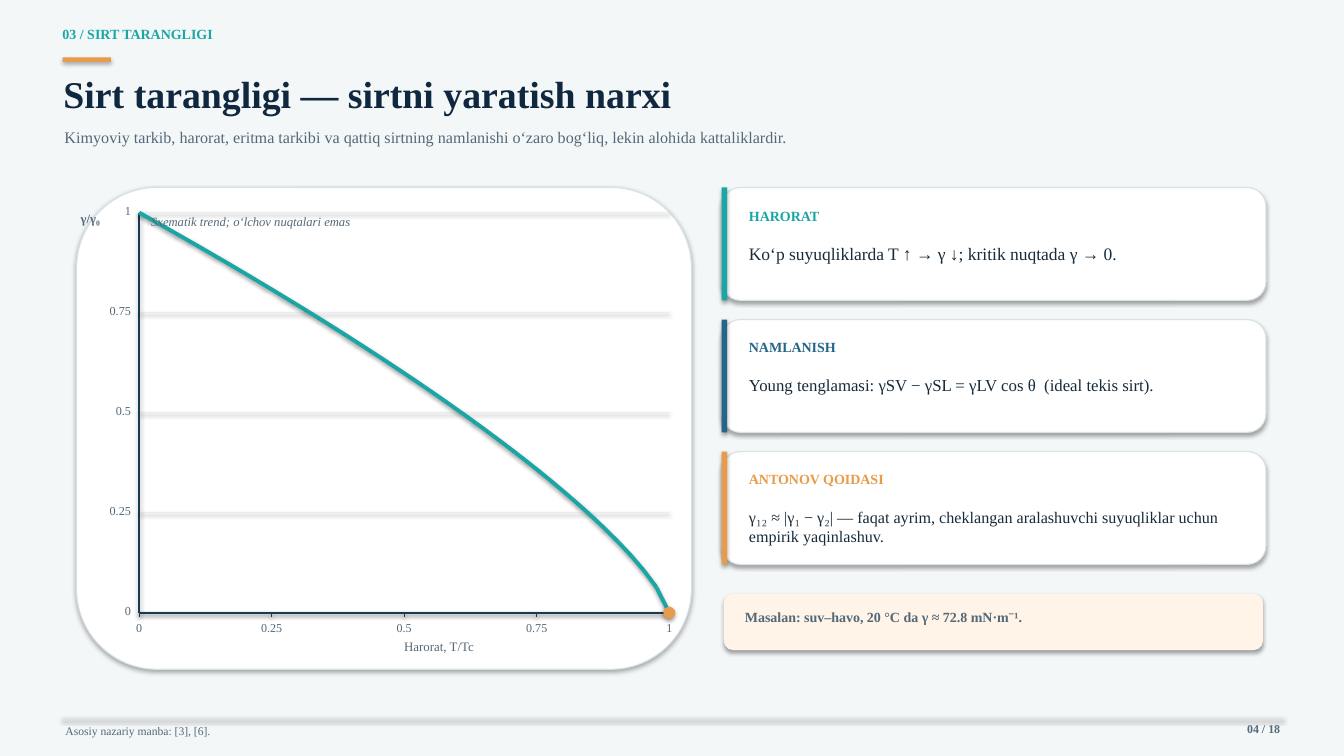
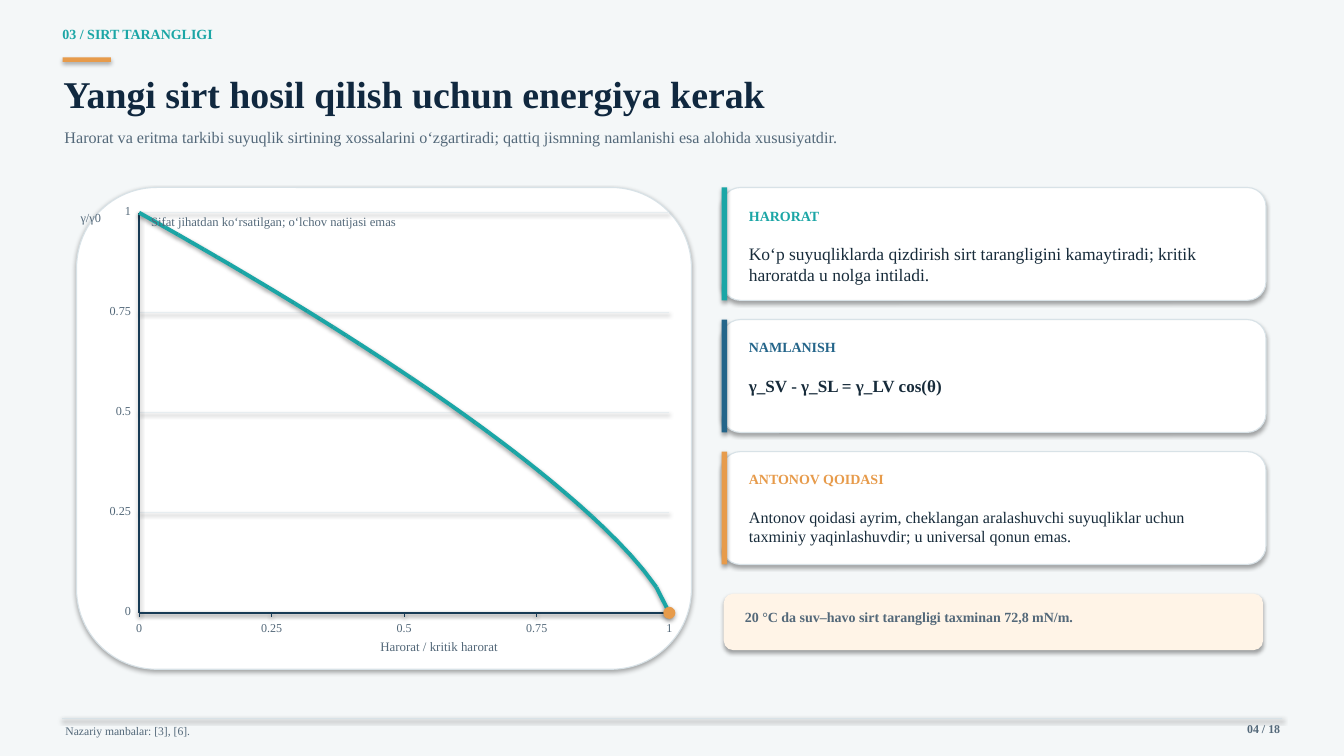
Before and after one commit to jabborovd18-collab/taqdimot-fayllari, a slide deck: slide 4 of sirt_hodisalari_adsorbsiya_ilmi.pptx. Drawn at 1344x756 pixels with LibreOffice and Linux fonts; fonts in the diff are those of the drawing. Boxes give left, top, right and bottom in pixels: in the first picture for what was removed or moved away, otherwise in the second. Text is boxed around its words. In the diff, an @@ line names an element or a change of style, - is before the commit and + after.

Commit message:
Polish Uzbek wording and formula clarity in adsorption deck

```diff
--- a/sirt_hodisalari_adsorbsiya_ilmi.pptx
+++ b/sirt_hodisalari_adsorbsiya_ilmi.pptx
@@ text at [63,81,764,116]: text changed @@
-Sirt tarangligi — sirtni yaratish narxi
+Yangi sirt hosil qilish uchun energiya kerak
@@ text at [64,132,837,147]: text changed @@
-Kimyoviy tarkib, harorat, eritma tarkibi va qattiq sirtning namlanishi o‘zaro bog‘liq, lekin alohida kattaliklardir.
+Harorat va eritma tarkibi suyuqlik sirtining xossalarini o‘zgartiradi; qattiq jismning namlanishi esa alohida xususiyatdir.
@@ text at [81,214,101,225]: text changed; size 9.1 to 8.8 pt; bold off @@
-γ/γ₀
+γ/γ0
@@ text at [151,217,396,229]: text changed; italic off @@
-Sxematik trend; o‘lchov nuqtalari emas
+Sifat jihatdan ko‘rsatilgan; o‘lchov natijasi emas
@@ text at [749,248,1196,285]: text changed @@
-Ko‘p suyuqliklarda T ↑ → γ ↓; kritik nuqtada γ → 0.
+Ko‘p suyuqliklarda qizdirish sirt tarangligini kamaytiradi; kritik haroratda u nolga intiladi.
@@ text at [749,380,942,396]: text changed; size 12 to 12.2 pt; bold on @@
-Young tenglamasi: γSV − γSL = γLV cos θ (ideal tekis sirt).
+γ_SV - γ_SL = γ_LV cos(θ)
@@ text at [749,511,1184,546]: text changed @@
-γ₁₂ ≈ |γ₁ − γ₂| — faqat ayrim, cheklangan aralashuvchi suyuqliklar uchun empirik yaqinlashuv.
+Antonov qoidasi ayrim, cheklangan aralashuvchi suyuqliklar uchun taxminiy yaqinlashuvdir; u universal qonun emas.
@@ text at [745,612,1073,625]: text changed @@
-Masalan: suv–havo, 20 °C da γ ≈ 72.8 mN·m⁻¹.
+20 °C da suv–havo sirt tarangligi taxminan 72,8 mN/m.
@@ text at [380,642,498,651]: text changed @@
-Harorat, T/Tc
+Harorat / kritik harorat
@@ text at [65,727,190,738]: text changed @@
-Asosiy nazariy manba: [3], [6].
+Nazariy manbalar: [3], [6].
```
Also in this commit, not shown: 17 other slides changed.
